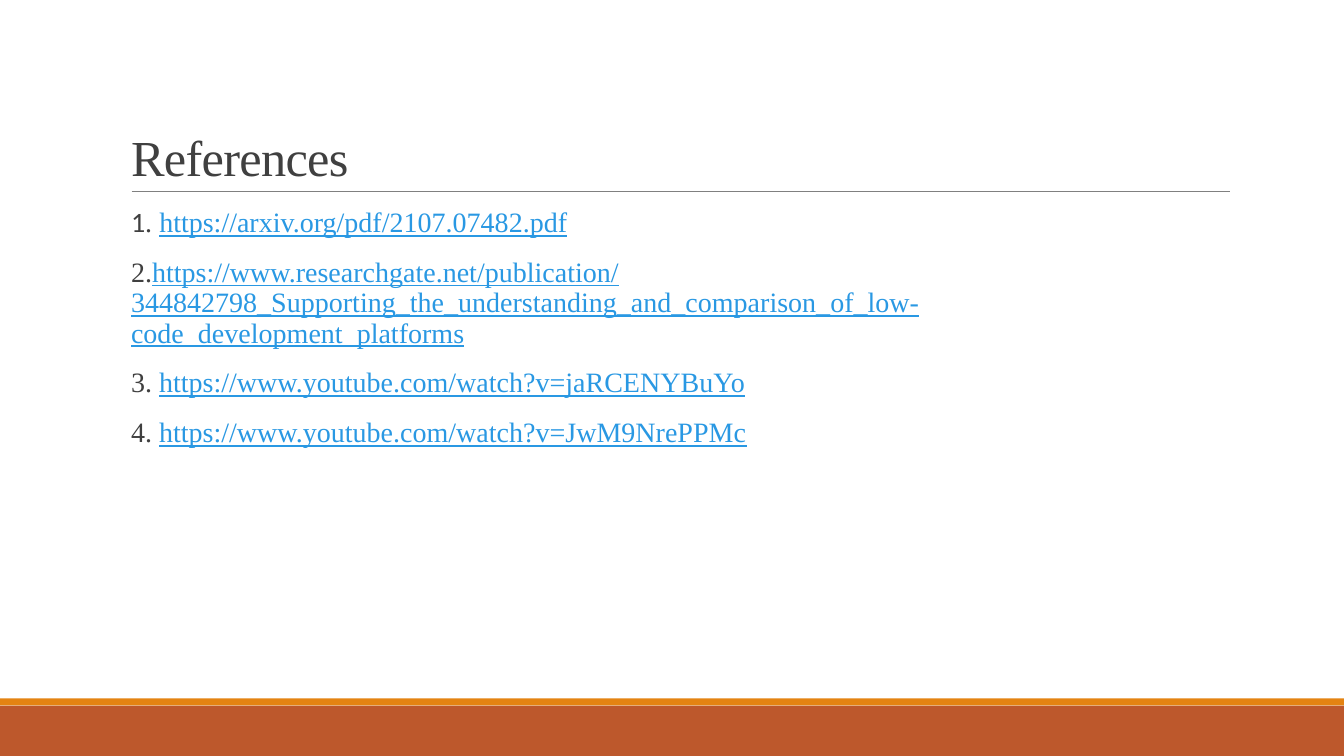
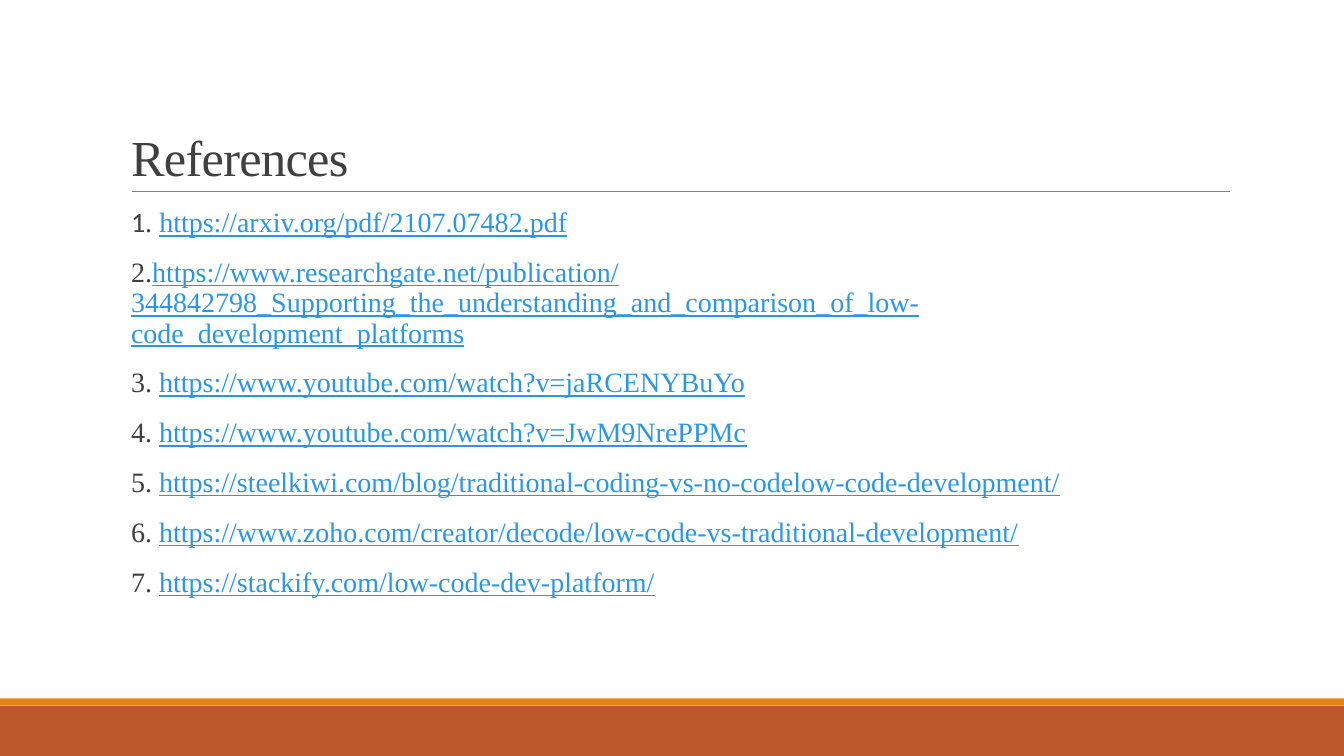
Before and after one commit to Ravishka123/Lectures_And_Talks, a slide deck: slide 23 of No-Code_Low-Code Development/No-Code_Low-Code Development.pptx (slide 17 before the commit). Drawn at 1344x756 pixels with LibreOffice and Linux fonts; fonts in the diff are those of the drawing. Boxes give left, top, right and bottom in pixels: in the first picture for what was removed or moved away, otherwise in the second. Text is boxed around its words. In the diff, an @@ line names an element or a change of style, - is before the commit and + after.

```diff
--- a/No-Code_Low-Code Development/No-Code_Low-Code Development.pptx
+++ b/No-Code_Low-Code Development/No-Code_Low-Code Development.pptx
@@ text at [131,472,1059,597]: paragraphs added @@
+  5. https://steelkiwi.com/blog/traditional-coding-vs-no-codelow-code-development/
+  6. https://www.zoho.com/creator/decode/low-code-vs-traditional-development/
+  7. https://stackify.com/low-code-dev-platform/
```
Also in this commit, not shown: 4 other slides changed, 13 slides added, 7 slides removed, 1 other file.
